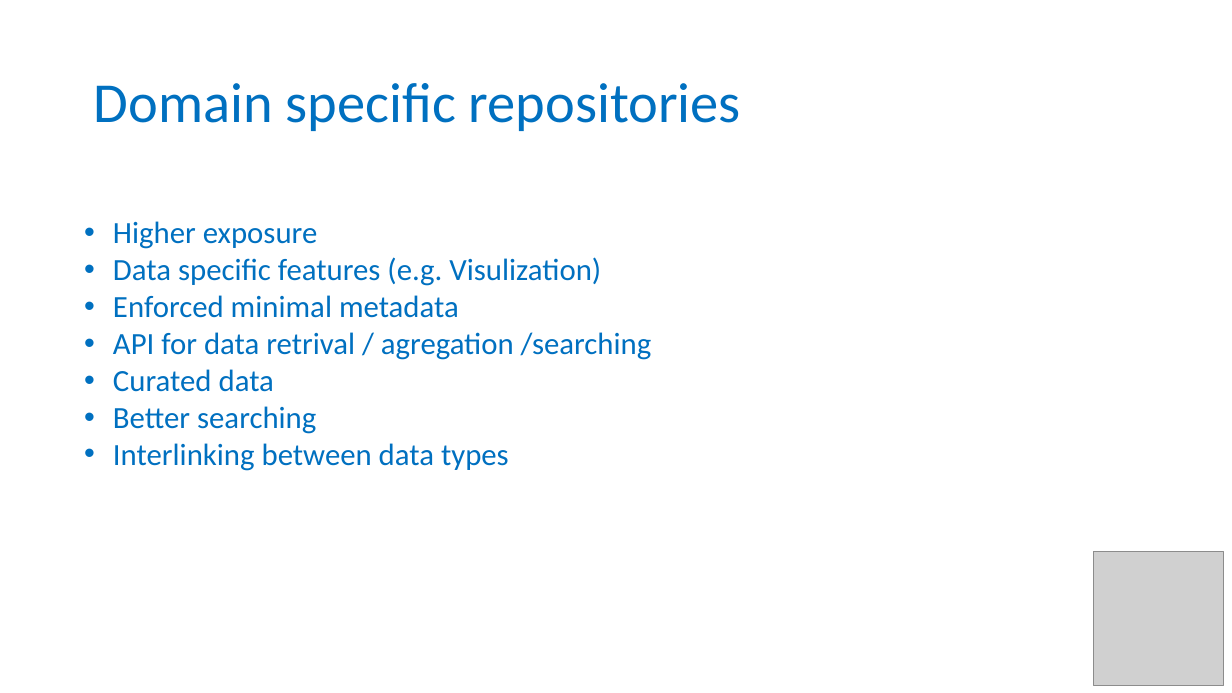
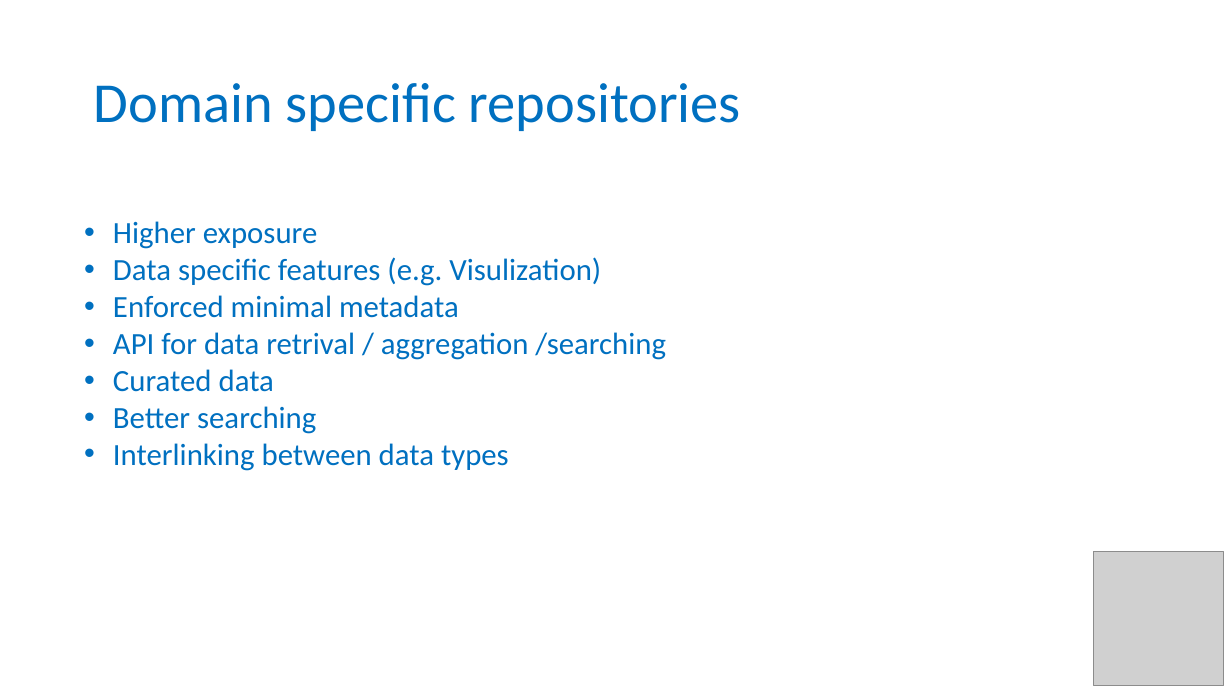
Before and after one commit to carpentries-incubator/fair-for-leaders, a slide deck: slide 14 of instructors/04-Public_repositories.pptx. Drawn at 1232x693 pixels with LibreOffice and Linux fonts; fonts in the diff are those of the drawing; grey boxes stand for pictures; background and template pictures are left out. Boxes give left, top, right and bottom in pixels: in the first picture for what was removed or moved away, otherwise in the second. Text is boxed around its words. In the diff, an @@ line names an element or a change of style, - is before the commit and + after.

```diff
--- a/instructors/04-Public_repositories.pptx
+++ b/instructors/04-Public_repositories.pptx
@@ text at (113, 332, 666, 360): text changed @@
-• API for data retrival / agregation /searching
+• API for data retrival / aggregation /searching
```
Also in this commit, not shown: 1 other slide changed, 1 other file.
